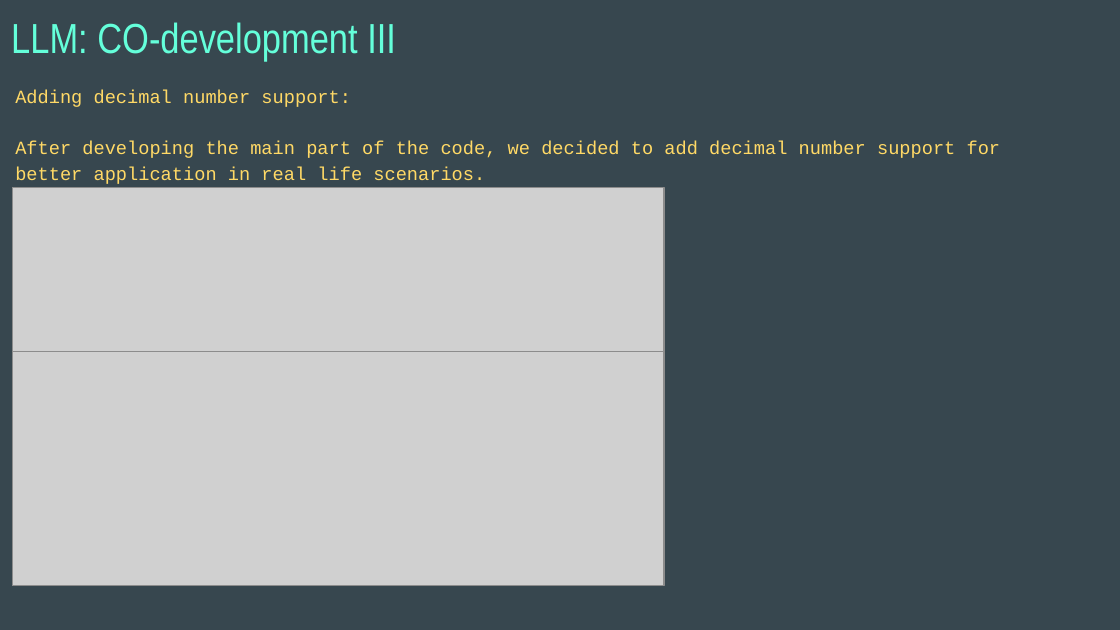
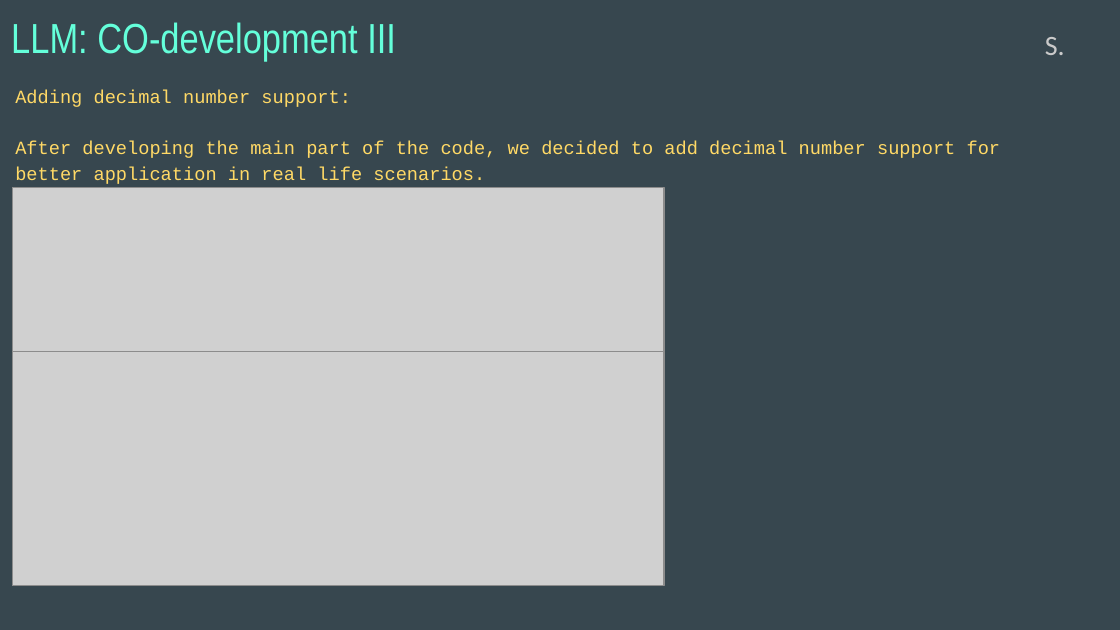
Before and after one commit to TTUlanov/CCSA-61931, a slide deck: slide 6 of TAS.pptx. Drawn at 1120x630 pixels with LibreOffice and Linux fonts; fonts in the diff are those of the drawing; grey boxes stand for pictures. Boxes give left, top, right and bottom in pixels: in the first picture for what was removed or moved away, otherwise in the second. Text is boxed around its words. In the diff, an @@ line names an element or a change of style, - is before the commit and + after.

```diff
--- a/TAS.pptx
+++ b/TAS.pptx
@@ text added at [1045, 37, 1065, 55], 18 pt, text #CACACA @@
+S.
```
Also in this commit, not shown: 9 other slides changed.
